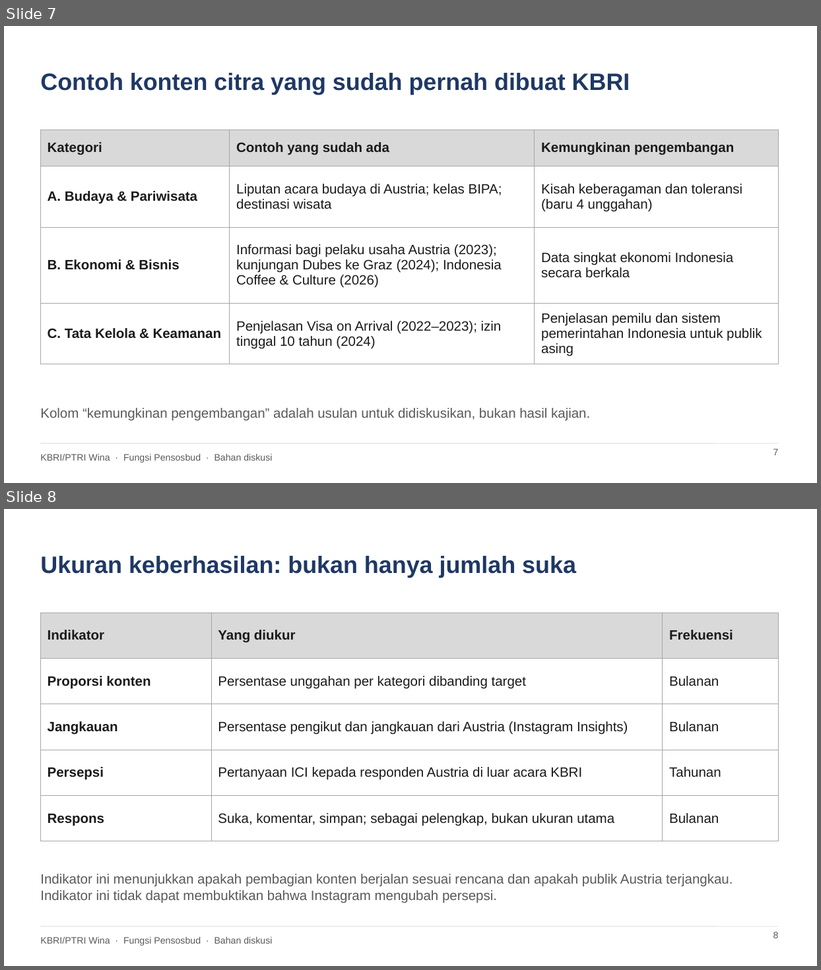
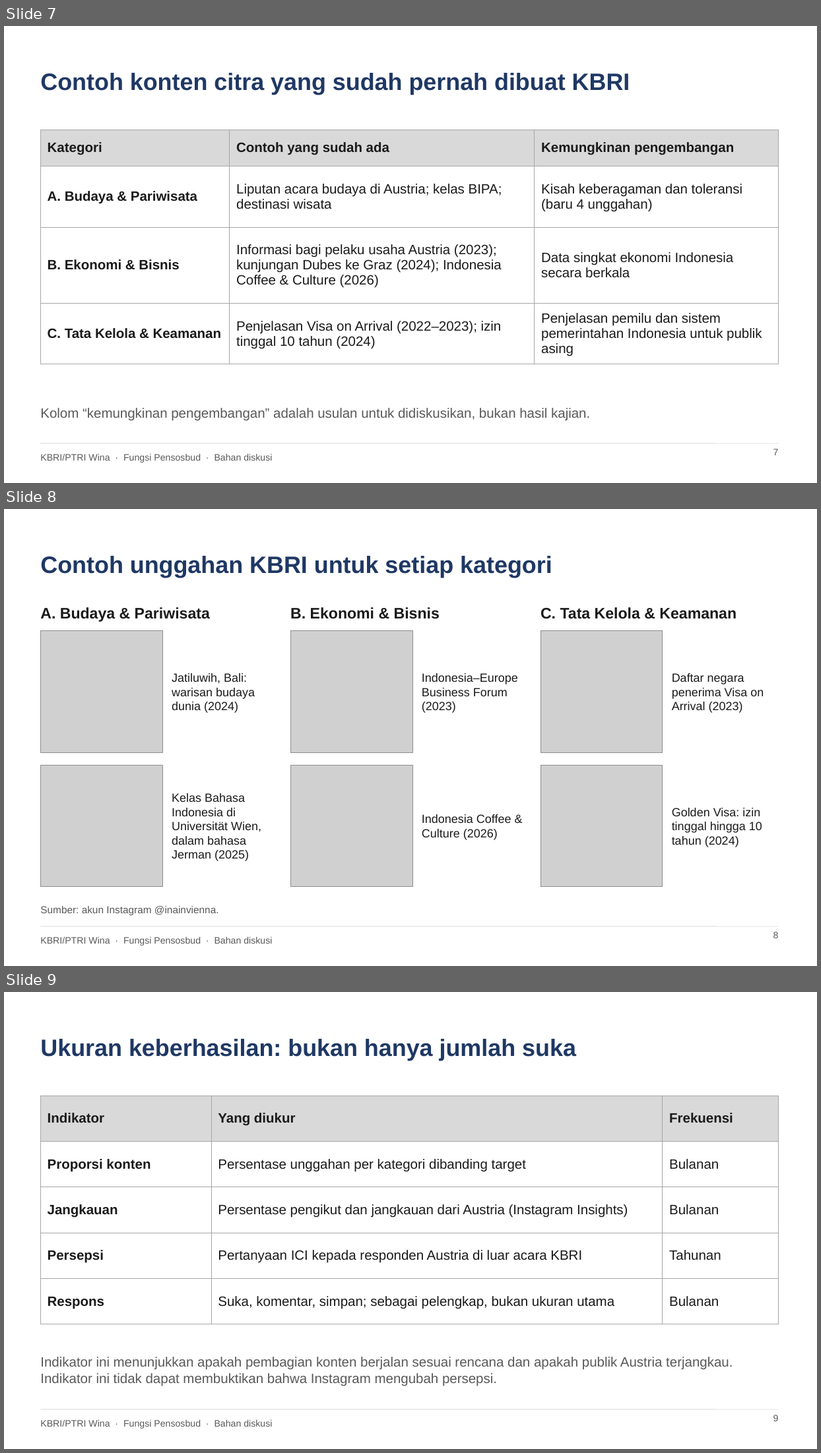
Before and after one commit to quintareva09/quintadeyandaputri, a slide deck: ici_analysis/KBRI_Wina_Penataan_Konten_Instagram.pptx. Shown one above the other, each under a label of ours: slides 7 and 8 before the commit, slides 7, 8 and 9 after it. The pictures are 821x970 and 821x1453 pixels, drawn with LibreOffice and Linux fonts; fonts in the diff are those of the drawing; grey boxes stand for pictures. Boxes give left, top, right and bottom in pixels: in the first picture for what was removed or moved away, otherwise in the second. Text is boxed around its words. In the diff, an @@ line names an element or a change of style, - is before the commit and + after.

```diff
--- a/ici_analysis/KBRI_Wina_Penataan_Konten_Instagram.pptx
+++ b/ici_analysis/KBRI_Wina_Penataan_Konten_Instagram.pptx
@@ slide 8 added at (4,509,817,966), background #FFFFFF; not listed: 2 template elements that a slide beside it also shows @@
@@ title added at (40,556,552,578), 28 pt, text #1F3864, bold @@
+Contoh unggahan KBRI untuk setiap kategori
@@ text added at (40,607,210,622), 18 pt, text #1A1A1A, bold @@
+A. Budaya & Pariwisata
@@ text added at (290,607,440,619), 18 pt, text #1A1A1A, bold @@
+B. Ekonomi & Bisnis
@@ text added at (541,607,737,619), 18 pt, text #1A1A1A, bold @@
+C. Tata Kelola & Keamanan
@@ picture added at (40,631,162,753) @@
@@ picture added at (290,631,413,753) @@
@@ picture added at (541,631,663,753) @@
@@ text added at (172,673,255,713), 14 pt, text #1A1A1A @@
+Jatiluwih, Bali: warisan budaya dunia (2024)
@@ text added at (422,673,518,713), 14 pt, text #1A1A1A @@
+Indonesia–Europe Business Forum (2023)
@@ text added at (672,673,764,713), 14 pt, text #1A1A1A @@
+Daftar negara penerima Visa on Arrival (2023)
@@ picture added at (40,765,162,887) @@
@@ picture added at (290,765,413,887) @@
@@ picture added at (541,765,663,887) @@
@@ text added at (172,793,261,861), 14 pt, text #1A1A1A @@
+Kelas Bahasa Indonesia di Universität Wien, dalam bahasa Jerman (2025)
@@ text added at (422,815,512,840), 14 pt, text #1A1A1A @@
+Indonesia Coffee & Culture (2026)
@@ text added at (672,808,762,848), 14 pt, text #1A1A1A @@
+Golden Visa: izin tinggal hingga 10 tahun (2024)
@@ text added at (40,906,219,916), 12 pt, text #595959 @@
+Sumber: akun Instagram @inainvienna.
@@ page number added at (774,932,779,939), 11 pt, text #595959 @@
+8
@@ what was slide 8 is now slide 9 @@
```
Also in this commit, not shown: 7 other files.
